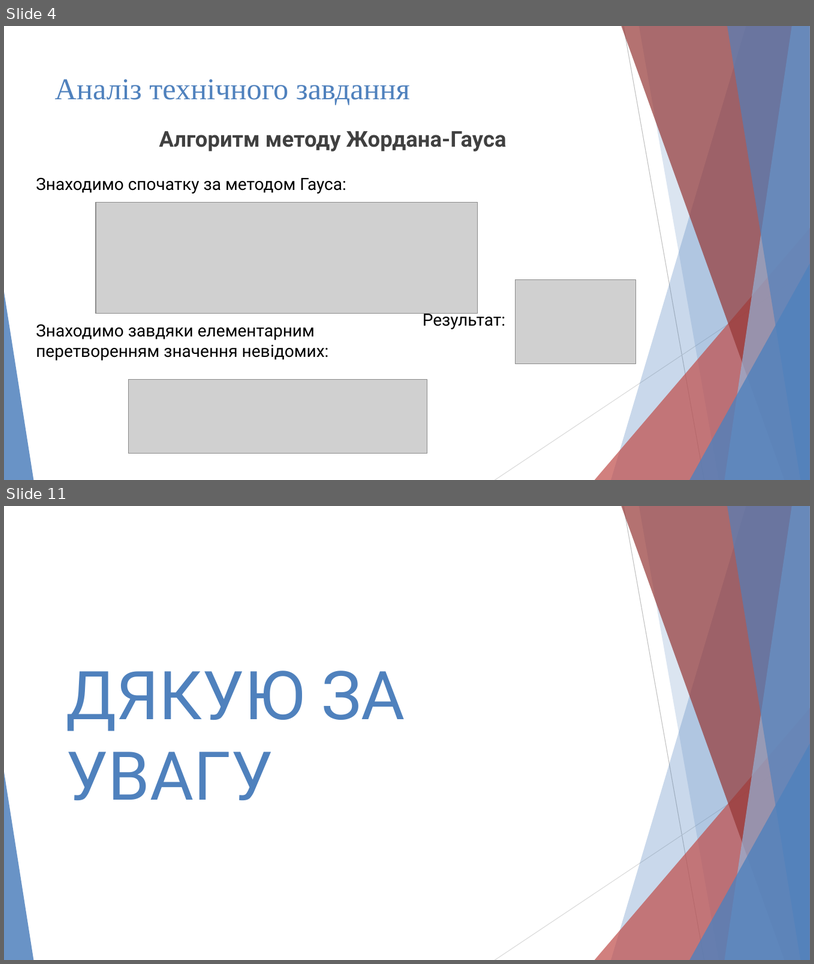
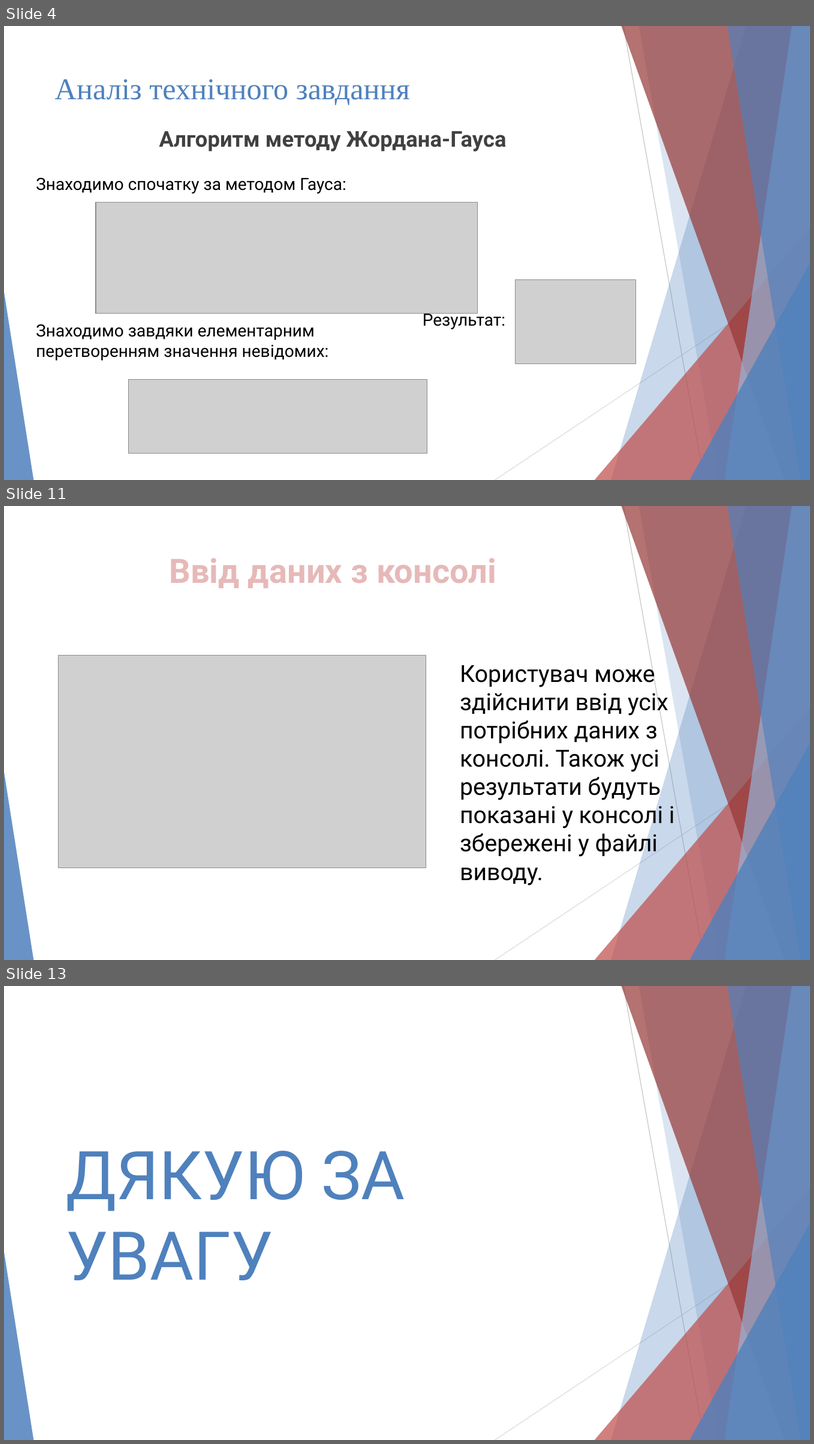
Before and after one commit to maxr96/Gauss-Jordan-Algorithm-, a slide deck: Project_CS-21-Maksym-Radchuk/docs/presentation.pptm. Shown one above the other, each under a label of ours: slides 4 and 11 before the commit, slides 4, 11 and 13 after it; the slides between them are not shown. The pictures are 814x964 and 814x1444 pixels, drawn with LibreOffice and Linux fonts; fonts in the diff are those of the drawing; grey boxes stand for pictures. Boxes give left, top, right and bottom in pixels: in the first picture for what was removed or moved away, otherwise in the second. Text is boxed around its words. In the diff, an @@ line names an element or a change of style, - is before the commit and + after.

```diff
--- a/Project_CS-21-Maksym-Radchuk/docs/presentation.pptm
+++ b/Project_CS-21-Maksym-Radchuk/docs/presentation.pptm
@@ slide 11 added at bbox=[4, 506, 810, 960], background #FFFFFF; not listed: 10 template elements that a slide beside it also shows @@
@@ title added at bbox=[170, 558, 497, 588], 40 pt, text #E6B9B8, bold @@
+Ввід даних з консолі
@@ picture added at bbox=[59, 655, 426, 868] @@
@@ text added at bbox=[460, 660, 675, 885], 28 pt, text #000000 @@
+Користувач може здійснити ввід усіх потрібних даних з консолі. Також усі результати будуть показані у консолі і збережені у файлі виводу.
@@ what was slide 11 is now slide 13 @@
```
Also in this commit, not shown: 6 slides changed, 2 other slides added, 1 slide removed, 14 other files.
